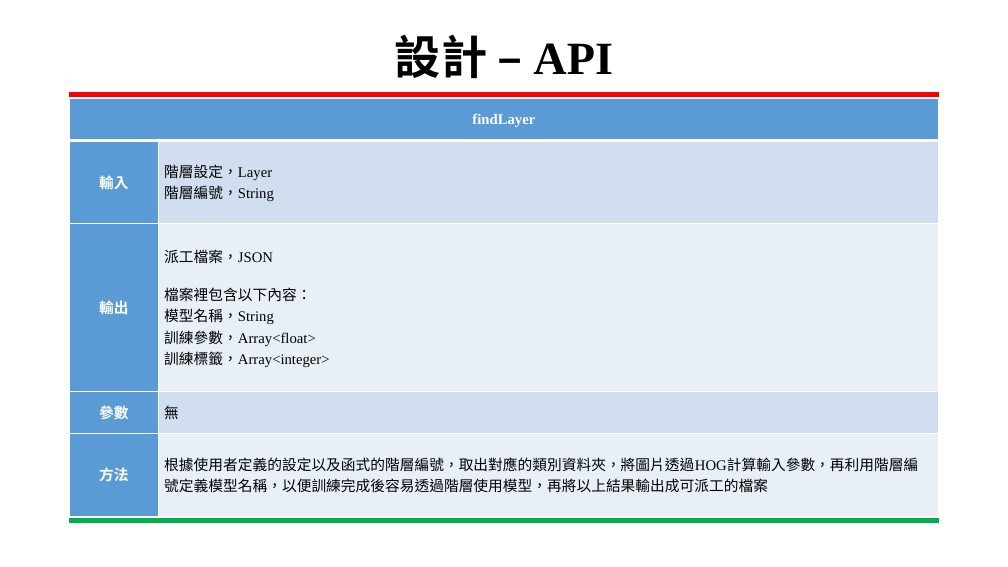
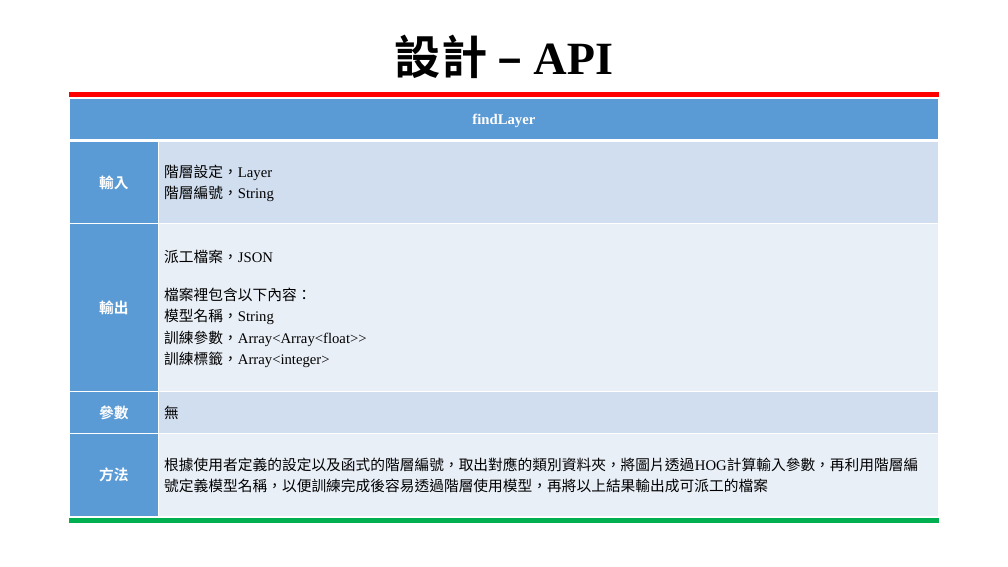
Before and after one commit to YUXING-LEE/image_process, a slide deck: slide 14 of final/基於分散式網路架構訓練階層式分類模型.pptx. Drawn at 1008x567 pixels with LibreOffice and Linux fonts; fonts in the diff are those of the drawing; background and template pictures are left out. Boxes give left, top, right and bottom in pixels: in the first picture for what was removed or moved away, otherwise in the second. Text is boxed around its words. In the diff, an @@ line names an element or a change of style, - is before the commit and + after.

Commit message:
final

```diff
--- a/final/基於分散式網路架構訓練階層式分類模型.pptx
+++ b/final/基於分散式網路架構訓練階層式分類模型.pptx
@@ table at [70,99,939,516] @@
-row 3, column 2: 派工檔案，JSON / 檔案裡包含以下內容： / 模型名稱，String / 訓練參數，Array<float> / 訓練標籤，Array<integer>
+row 3, column 2: 派工檔案，JSON / 檔案裡包含以下內容： / 模型名稱，String / 訓練參數，Array<Array<float>> / 訓練標籤，Array<integer>
```
